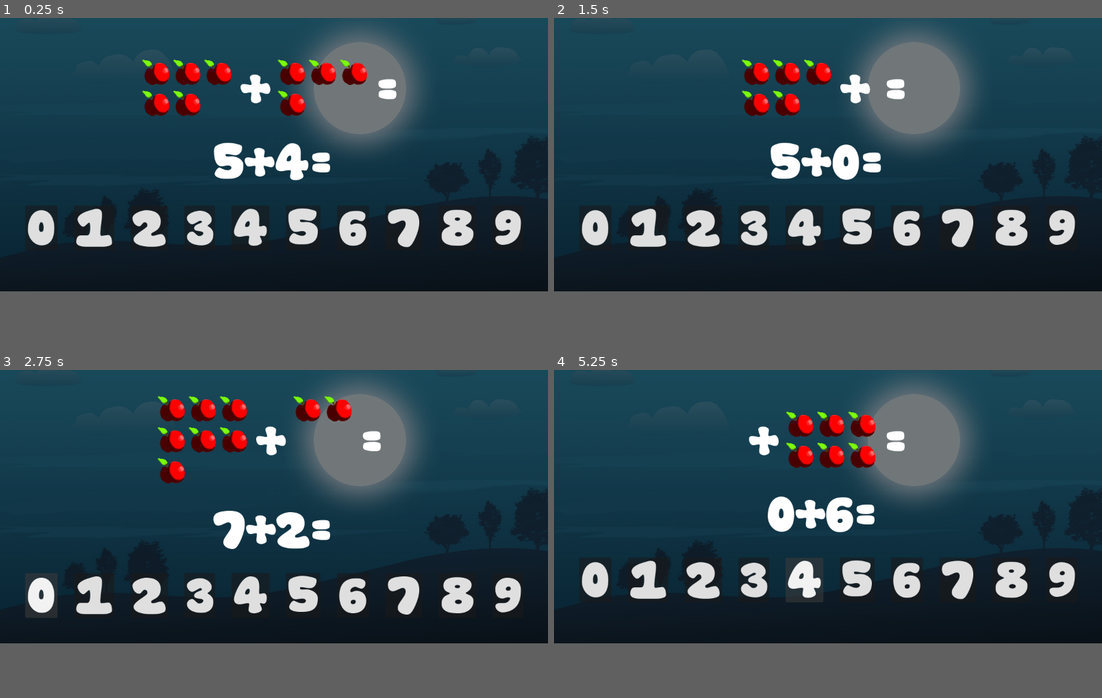
Above: before the commit, frames 1-4 (two rows, left to right).
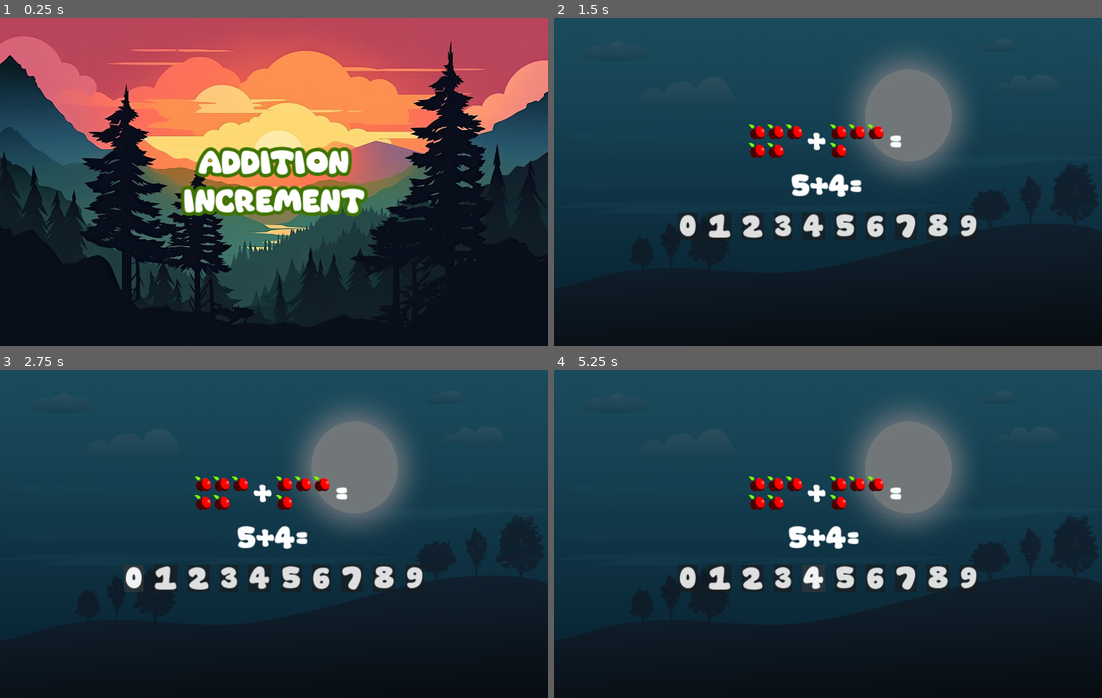
Above: after the commit, the same moments.

Repository: tranqnhan/Arithmetics
Game: Godot game, scene res://MainMenu.tscn
Two runs of this game, one before a commit and one after it. Both use one fixed random seed, a clock stepped at 60 frames per second and the inputs below. Before the commit the project starts from res://Addition.tscn.
Inputs (mouse positions are in pixels of both pictures, inside the frame that each line leads up to):
- Up to frame 1 (0.25 s): no input
- Up to frame 2 (1.5 s): click (597, 227) at 0.5 s, where only the run before the commit has a clickable "0"; click (828, 139) at 1.25 s, where only the run after the commit has a clickable "Addition"
- Up to frame 3 (2.75 s): click "0" at 2 s
- Up to frame 4 (5.25 s): click "1" at 2.75 s; click "2" at 3.5 s; click "3" at 4.25 s; click "4" at 5 s
In our replay, the window is 800x400 before the commit and 800x480 after it. These sizes can differ from the game's own. Grey fills any space a smaller window leaves; there, only what the larger window draws over its background counts as a difference.

The runs differ from the first frame. In frame 1, 64% of the frame differs, in the area x 0-100%, y 0-94%; in frame 2, 18%; in frame 3, 19%; in frame 4, 18%.
Error in both runs: Invalid access of index '1' on a base object of type: 'PackedStringArray'. (res://Numpad.gd:6)

Commit message:
Renaming project to Arithmetics and Adding new game

Diff:
--- a/src/Addition.gd
+++ b/src/Addition.gd
@@ -72,9 +72,9 @@
 		var question = $MainVB/EquationHB/Question
 		var tween = get_tree().create_tween().bind_node(self).set_trans(Tween.TRANS_SINE)
 		tween.tween_property(question, "position", Vector2(-40,0), .1)
-		tween.tween_property(question, "position", Vector2(40,0), .2)
-		tween.tween_property(question, "position", Vector2(0,0), .1)
-		generate_problem()
+		tween.chain().tween_property(question, "position", Vector2(40,0), .2)
+		tween.chain().tween_property(question, "position", Vector2(0,0), .1)
+		#generate_problem()
 	else:
 		sound = load("res://sounds/correct.mp3")
 
@@ -88,19 +88,14 @@
 		for i in range(answerkey):
 			tex_rect = TextureRect.new()
 			tex_rect.texture = tex
+			tex_rect.size = tex_rect.size * 2
 			$MainVB/DisplayHB/EHB.add_child(tex_rect)
 
 		$MainVB/EquationHB/Answer.text = str(answerkey)
 
 		var eqsize = $MainVB/EquationHB.size
-		$MainVB/EquationHB/GPUParticles2D.position = eqsize / 2
-		$MainVB/EquationHB/GPUParticles2D.restart()
-
-
-
-		#Wait 1 seconds
-		#await get_tree().create_timer(1).timeout
-
+		$MainVB/EquationHB/DefaultCircularParticle.position = eqsize / 2
+		$MainVB/EquationHB/DefaultCircularParticle.restart()
 
 	if ($MainVB/EquationHB/SoundEffect.playing):
 		$MainVB/EquationHB/SoundEffect.stop()
--- a/src/Addition.tscn
+++ b/src/Addition.tscn
@@ -1,25 +1,10 @@
-[gd_scene load_steps=7 format=3 uid="uid://bas5fpiqsugld"]
+[gd_scene load_steps=6 format=3 uid="uid://bas5fpiqsugld"]
 
 [ext_resource type="Texture2D" uid="uid://d0uwsfo8gemya" path="res://sounds/images/backgrounds/1.jpg" id="1_8t47k"]
 [ext_resource type="FontFile" path="res://SuperBubble.tres" id="1_ttow0"]
 [ext_resource type="Script" path="res://Addition.gd" id="1_w64up"]
 [ext_resource type="Script" path="res://Numpad.gd" id="2_13v4j"]
-[ext_resource type="Texture2D" uid="uid://rh63ic4uvws0" path="res://images/star_06.png" id="4_par08"]
-
-[sub_resource type="ParticleProcessMaterial" id="ParticleProcessMaterial_284dl"]
-particle_flag_disable_z = true
-direction = Vector3(0, 0, 0)
-spread = 180.0
-gravity = Vector3(0, 9.8, 0)
-initial_velocity_min = 100.0
-initial_velocity_max = 100.0
-orbit_velocity_min = 0.0
-orbit_velocity_max = 0.0
-scale_min = 0.1
-scale_max = 0.2
-color = Color(0.458824, 1, 1, 1)
-hue_variation_min = -0.49
-hue_variation_max = 1.0
+[ext_resource type="PackedScene" uid="uid://darlneu8raxn3" path="res://DefaultCircularParticle.tscn" id="4_5e7sl"]
 
 [node name="Addition" type="Control"]
 layout_mode = 3
@@ -36,10 +21,6 @@
 anchors_preset = 15
 anchor_right = 1.0
 anchor_bottom = 1.0
-offset_left = -40.0
-offset_top = -60.0
-offset_right = 40.0
-offset_bottom = 60.0
 grow_horizontal = 2
 grow_vertical = 2
 texture = ExtResource("1_8t47k")
@@ -96,12 +77,7 @@
 size_flags_horizontal = 4
 size_flags_vertical = 4
 
-[node name="GPUParticles2D" type="GPUParticles2D" parent="MainVB/EquationHB"]
-emitting = false
-amount = 15
-process_material = SubResource("ParticleProcessMaterial_284dl")
-texture = ExtResource("4_par08")
-one_shot = true
+[node name="DefaultCircularParticle" parent="MainVB/EquationHB" instance=ExtResource("4_5e7sl")]
 
 [node name="Question" type="Label" parent="MainVB/EquationHB"]
 layout_mode = 2
--- /dev/null
+++ b/src/DefaultCircularParticle.tscn
@@ -0,0 +1,22 @@
+[gd_scene load_steps=3 format=3 uid="uid://darlneu8raxn3"]
+
+[ext_resource type="Texture2D" uid="uid://rh63ic4uvws0" path="res://images/star_06.png" id="1_0e5hc"]
+
+[sub_resource type="ParticleProcessMaterial" id="ParticleProcessMaterial_284dl"]
+particle_flag_disable_z = true
+direction = Vector3(0, 0, 0)
+spread = 180.0
+gravity = Vector3(0, 9.8, 0)
+initial_velocity_min = 100.0
+initial_velocity_max = 100.0
+orbit_velocity_min = 0.0
+orbit_velocity_max = 0.0
+hue_variation_min = -0.49
+hue_variation_max = 1.0
+
+[node name="DefaultCircularParticle" type="GPUParticles2D"]
+emitting = false
+process_material = SubResource("ParticleProcessMaterial_284dl")
+texture = ExtResource("1_0e5hc")
+one_shot = true
+explosiveness = 1.0
--- /dev/null
+++ b/src/Increment.gd
@@ -0,0 +1,91 @@
+extends Control
+
+var apple_res = preload("res://objects/BouncingApple.tscn")
+var particle_res = preload("res://DefaultCircularParticle.tscn")
+
+var apple_inst
+var particle_inst : GPUParticles2D
+
+var previous = 0
+var current = 0
+var enqueue = 0
+var win = DisplayServer.window_get_size()
+
+func _on_plus_one_pressed():
+	apple_inst = apple_res.instantiate()
+	apple_inst.position = $AppleSpawn.position + ($AppleSpawn.size / 2)
+	apple_inst.linear_velocity.x = (randi() % 1000) - 500
+	push_obj(apple_inst)
+
+	particle_inst = particle_res.instantiate()
+	particle_inst.position = apple_inst.position
+	particle_inst.restart()
+	get_tree().create_timer(particle_inst.emitting,false).timeout.connect(particle_inst.queue_free)
+	$Group/Particles.add_child(particle_inst)
+
+func _on_minus_one_pressed():
+	if (current == 0):
+		return
+
+	apple_inst = $Group/Objects.get_children()[0]
+	pop_object(apple_inst)
+
+	particle_inst = particle_res.instantiate()
+	particle_inst.position = apple_inst.position
+	particle_inst.restart()
+	get_tree().create_timer(particle_inst.emitting,false).timeout.connect(particle_inst.queue_free)
+	$Group/Particles.add_child(particle_inst)
+
+func pop_object(obj):
+	if (current == 0):
+		return
+	enqueue -= 1
+	current -= 1
+	obj.queue_free()
+	update_equation()
+	$StaggeredUpdate.start()
+
+func push_obj(obj):
+	enqueue += 1
+	current += 1
+	$Group/Objects.add_child(apple_inst)
+	update_equation()
+	$StaggeredUpdate.start()
+
+func update_equation():
+	var op
+	if (enqueue < 0):
+		op = "-"
+	else:
+		op = "+"
+	$MainVB/TotalHB/Label.text = str(previous) + op + str(abs(enqueue)) + "=" + str(current)
+	$StaggeredUpdate.start()
+
+func _on_chomp_pressed():
+	$AlligatorChomp.chomp()
+
+func _on_alligator_chomp_on_teeth(body):
+	print(str(current) + str($AlligatorChomp.is_chomping))
+	if ($AlligatorChomp.is_chomping):
+		pop_object(body)
+
+func _on_staggered_update_timeout():
+	previous = current
+	enqueue = 0
+	var enqueue_equation: Label = $MainVB/TotalHB/Label.duplicate()
+	$MainVB/TotalHB/Label.text = str(current)
+	add_child(enqueue_equation)
+	enqueue_equation.global_position = $MainVB/TotalHB/Label.global_position
+	var tween_a = get_tree().create_tween().bind_node(self).set_trans(Tween.TRANS_EXPO)
+	tween_a.tween_property($SideVB, "global_position", $SideVB.position + Vector2(0, enqueue_equation.get_theme_font_size("font_size")), .5)
+	var tween_b = get_tree().create_tween().bind_node(self).set_trans(Tween.TRANS_EXPO)
+	tween_b.tween_property(enqueue_equation, "global_position", Vector2(0, 0), .5)
+	tween_a.finished.connect(update_equation_visuals.bind(enqueue_equation))
+
+func update_equation_visuals(enqueue_equation: Label):
+	remove_child(enqueue_equation)
+	$SideVB.global_position = $SideVB.position - Vector2(0, enqueue_equation.get_theme_font_size("font_size"))
+	if ($SideVB.get_child_count() > 10):
+		$SideVB.get_child(10).queue_free()
+	$SideVB.add_child(enqueue_equation)
+	$SideVB.move_child(enqueue_equation, 0)
--- /dev/null
+++ b/src/Increment.tscn
@@ -0,0 +1,113 @@
+[gd_scene load_steps=5 format=3 uid="uid://ceku5bdb5gk5h"]
+
+[ext_resource type="Script" path="res://Increment.gd" id="1_coi6s"]
+[ext_resource type="FontFile" path="res://SuperBubble.tres" id="1_tin7v"]
+[ext_resource type="Texture2D" uid="uid://6wilvtgdr0kr" path="res://images/backgrounds/4.jpg" id="2_tno31"]
+[ext_resource type="PackedScene" uid="uid://5ku1xiete1ss" path="res://objects/AlligatorChomp.tscn" id="4_hil8o"]
+
+[node name="Increment" type="Control"]
+layout_mode = 3
+anchors_preset = 15
+anchor_right = 1.0
+anchor_bottom = 1.0
+grow_horizontal = 2
+grow_vertical = 2
+script = ExtResource("1_coi6s")
+
+[node name="TextureRect" type="TextureRect" parent="."]
+layout_mode = 1
+anchors_preset = 15
+anchor_right = 1.0
+anchor_bottom = 1.0
+grow_horizontal = 2
+grow_vertical = 2
+texture = ExtResource("2_tno31")
+
+[node name="AlligatorChomp" parent="." instance=ExtResource("4_hil8o")]
+position = Vector2(406, 1042)
+
+[node name="Group" type="Node2D" parent="."]
+
+[node name="Particles" type="Node" parent="Group"]
+
+[node name="Objects" type="Node" parent="Group"]
+
+[node name="AppleSpawn" type="Label" parent="."]
+layout_mode = 1
+anchors_preset = 5
+anchor_left = 0.5
+anchor_right = 0.5
+offset_left = -294.5
+offset_right = 294.5
+offset_bottom = 48.0
+grow_horizontal = 2
+theme_override_fonts/font = ExtResource("1_tin7v")
+theme_override_font_sizes/font_size = 50
+text = "Have Some Apples!"
+
+[node name="MainVB" type="VBoxContainer" parent="."]
+layout_mode = 1
+anchors_preset = 8
+anchor_left = 0.5
+anchor_top = 0.5
+anchor_right = 0.5
+anchor_bottom = 0.5
+offset_left = -106.0
+offset_top = -84.5
+offset_right = 106.0
+offset_bottom = 84.5
+grow_horizontal = 2
+grow_vertical = 2
+
+[node name="TotalHB" type="HBoxContainer" parent="MainVB"]
+layout_mode = 2
+size_flags_horizontal = 4
+
+[node name="Label" type="Label" parent="MainVB/TotalHB"]
+layout_mode = 2
+size_flags_horizontal = 0
+theme_override_colors/font_outline_color = Color(0.682353, 0.184314, 0, 1)
+theme_override_constants/outline_size = 50
+theme_override_fonts/font = ExtResource("1_tin7v")
+theme_override_font_sizes/font_size = 100
+text = "0"
+
+[node name="IncrementHB" type="HBoxContainer" parent="MainVB"]
+layout_mode = 2
+size_flags_horizontal = 4
+
+[node name="MinusOne" type="Button" parent="MainVB/IncrementHB"]
+layout_mode = 2
+theme_override_fonts/font = ExtResource("1_tin7v")
+theme_override_font_sizes/font_size = 70
+text = "-1"
+
+[node name="PlusOne" type="Button" parent="MainVB/IncrementHB"]
+layout_mode = 2
+theme_override_fonts/font = ExtResource("1_tin7v")
+theme_override_font_sizes/font_size = 70
+text = "+1"
+
+[node name="Chomp" type="Button" parent="MainVB"]
+layout_mode = 2
+size_flags_horizontal = 4
+focus_mode = 0
+theme_override_fonts/font = ExtResource("1_tin7v")
+theme_override_font_sizes/font_size = 80
+text = "CHOMP!"
+
+[node name="SideVB" type="VBoxContainer" parent="."]
+layout_mode = 1
+anchors_preset = 9
+anchor_bottom = 1.0
+grow_vertical = 2
+
+[node name="StaggeredUpdate" type="Timer" parent="."]
+wait_time = 2.0
+one_shot = true
+
+[connection signal="on_teeth" from="AlligatorChomp" to="." method="_on_alligator_chomp_on_teeth"]
+[connection signal="pressed" from="MainVB/IncrementHB/MinusOne" to="." method="_on_minus_one_pressed"]
+[connection signal="pressed" from="MainVB/IncrementHB/PlusOne" to="." method="_on_plus_one_pressed"]
+[connection signal="pressed" from="MainVB/Chomp" to="." method="_on_chomp_pressed"]
+[connection signal="timeout" from="StaggeredUpdate" to="." method="_on_staggered_update_timeout"]
--- /dev/null
+++ b/src/MainMenu.gd
@@ -0,0 +1,8 @@
+extends Control
+
+func _on_addition_pressed():
+	get_tree().change_scene_to_file("res://Addition.tscn")
+
+
+func _on_increment_pressed():
+	get_tree().change_scene_to_file("res://Increment.tscn")
--- a/src/MainMenu.tscn
+++ b/src/MainMenu.tscn
@@ -1,4 +1,8 @@
-[gd_scene format=3 uid="uid://ta7evfrjv1qk"]
+[gd_scene load_steps=4 format=3 uid="uid://ta7evfrjv1qk"]
+
+[ext_resource type="Script" path="res://MainMenu.gd" id="1_1jtsm"]
+[ext_resource type="FontFile" path="res://SuperBubble.tres" id="2_fvsm2"]
+[ext_resource type="Texture2D" uid="uid://u4p6lyi8uuqy" path="res://images/backgrounds/3.jpg" id="2_qt4b5"]
 
 [node name="MainMenu" type="Control"]
 layout_mode = 3
@@ -7,12 +11,53 @@
 anchor_bottom = 1.0
 grow_horizontal = 2
 grow_vertical = 2
+script = ExtResource("1_1jtsm")
 
-[node name="GridContainer" type="GridContainer" parent="."]
-layout_mode = 0
-offset_right = 40.0
-offset_bottom = 40.0
-columns = 3
+[node name="TextureRect" type="TextureRect" parent="."]
+layout_mode = 1
+anchors_preset = 15
+anchor_right = 1.0
+anchor_bottom = 1.0
+grow_horizontal = 2
+grow_vertical = 2
+texture = ExtResource("2_qt4b5")
 
-[node name="Button" type="Button" parent="GridContainer"]
+[node name="MainVB" type="VBoxContainer" parent="."]
+layout_mode = 1
+anchors_preset = 8
+anchor_left = 0.5
+anchor_top = 0.5
+anchor_right = 0.5
+anchor_bottom = 0.5
+offset_left = -208.5
+offset_top = -72.5
+offset_right = 208.5
+offset_bottom = 72.5
+grow_horizontal = 2
+grow_vertical = 2
+theme_override_constants/separation = 40
+
+[node name="Addition" type="Button" parent="MainVB"]
 layout_mode = 2
+size_flags_horizontal = 4
+size_flags_vertical = 4
+theme_override_colors/font_color = Color(1, 1, 1, 1)
+theme_override_colors/font_outline_color = Color(0.243137, 0.45098, 0, 1)
+theme_override_constants/outline_size = 50
+theme_override_fonts/font = ExtResource("2_fvsm2")
+theme_override_font_sizes/font_size = 100
+text = "Addition"
+flat = true
+
+[node name="Increment" type="Button" parent="MainVB"]
+layout_mode = 2
+theme_override_colors/font_color = Color(1, 1, 1, 1)
+theme_override_colors/font_outline_color = Color(0.243137, 0.45098, 0, 1)
+theme_override_constants/outline_size = 50
+theme_override_fonts/font = ExtResource("2_fvsm2")
+theme_override_font_sizes/font_size = 100
+text = "Increment"
+flat = true
+
+[connection signal="pressed" from="MainVB/Addition" to="." method="_on_addition_pressed"]
+[connection signal="pressed" from="MainVB/Increment" to="." method="_on_increment_pressed"]
--- /dev/null
+++ b/src/Slider.gd
@@ -0,0 +1,11 @@
+extends Control
+
+
+# Called when the node enters the scene tree for the first time.
+func _ready():
+	pass # Replace with function body.
+
+
+# Called every frame. 'delta' is the elapsed time since the previous frame.
+func _process(delta):
+	pass
--- /dev/null
+++ b/src/Slider.tscn
@@ -0,0 +1,62 @@
+[gd_scene load_steps=5 format=3 uid="uid://dc7vhsenyejj7"]
+
+[ext_resource type="Texture2D" uid="uid://duxynye5ilh16" path="res://images/backgrounds/2.png" id="1_bhajw"]
+[ext_resource type="Script" path="res://Slider.gd" id="1_x4py2"]
+[ext_resource type="FontFile" path="res://SuperBubble.tres" id="2_crx1i"]
+[ext_resource type="Texture2D" uid="uid://kul5o7vmjp0r" path="res://sounds/images/apple.png" id="3_8jwv6"]
+
+[node name="Slider" type="Control"]
+layout_mode = 3
+anchors_preset = 15
+anchor_right = 1.0
+anchor_bottom = 1.0
+grow_horizontal = 2
+grow_vertical = 2
+script = ExtResource("1_x4py2")
+
+[node name="TextureRect" type="TextureRect" parent="."]
+layout_mode = 1
+anchors_preset = 15
+anchor_right = 1.0
+anchor_bottom = 1.0
+grow_horizontal = 2
+grow_vertical = 2
+texture = ExtResource("1_bhajw")
+
+[node name="MainVB" type="VBoxContainer" parent="."]
+layout_mode = 1
+anchors_preset = 8
+anchor_left = 0.5
+anchor_top = 0.5
+anchor_right = 0.5
+anchor_bottom = 0.5
+offset_left = -106.0
+offset_top = -38.0
+offset_right = 106.0
+offset_bottom = 38.0
+grow_horizontal = 2
+grow_vertical = 2
+
+[node name="DisplayHB" type="HBoxContainer" parent="MainVB"]
+layout_mode = 2
+size_flags_horizontal = 4
+
+[node name="TextureRect" type="TextureRect" parent="MainVB/DisplayHB"]
+layout_mode = 2
+texture = ExtResource("3_8jwv6")
+
+[node name="IncrementHB" type="HBoxContainer" parent="MainVB"]
+layout_mode = 2
+size_flags_horizontal = 4
+
+[node name="PlusOne" type="Button" parent="MainVB/IncrementHB"]
+layout_mode = 2
+theme_override_fonts/font = ExtResource("2_crx1i")
+theme_override_font_sizes/font_size = 70
+text = "+1"
+
+[node name="MinusOne" type="Button" parent="MainVB/IncrementHB"]
+layout_mode = 2
+theme_override_fonts/font = ExtResource("2_crx1i")
+theme_override_font_sizes/font_size = 70
+text = "-1"
--- /dev/null
+++ b/src/objects/AlligatorChomp.gd
@@ -0,0 +1,24 @@
+extends Node2D
+
+signal on_teeth(body) # send arguments via signal
+
+var is_chomping = false
+
+# Called when the node enters the scene tree for the first time.
+func _ready():
+	$Head.rotation_degrees = -90
+
+func chomp():
+	if (is_chomping):
+		return
+	is_chomping = true
+	var tween = get_tree().create_tween().bind_node(self).set_trans(Tween.TRANS_EXPO)
+	tween.tween_property($Head, "rotation_degrees", 0, .5)
+	tween.tween_callback(finish_chomp)
+	tween.chain().tween_property($Head, "rotation_degrees", -90, 2)
+
+func finish_chomp():
+	is_chomping = false
+
+func _on_head_body_entered(body):
+	emit_signal("on_teeth", body)
--- /dev/null
+++ b/src/objects/AlligatorChomp.tscn
@@ -0,0 +1,56 @@
+[gd_scene load_steps=8 format=3 uid="uid://5ku1xiete1ss"]
+
+[ext_resource type="Texture2D" uid="uid://cl5meyhyr5tkx" path="res://images/alligator_mouth.png" id="1_4ch25"]
+[ext_resource type="Script" path="res://objects/AlligatorChomp.gd" id="1_eoyka"]
+[ext_resource type="Texture2D" uid="uid://becq7tpdgwld1" path="res://images/alligator_head.png" id="1_xj1j6"]
+
+[sub_resource type="RectangleShape2D" id="RectangleShape2D_1ifxa"]
+size = Vector2(78.0938, 764.82)
+
+[sub_resource type="SegmentShape2D" id="SegmentShape2D_lu1nh"]
+a = Vector2(0, -1100)
+b = Vector2(0, 90)
+
+[sub_resource type="SegmentShape2D" id="SegmentShape2D_l8svx"]
+a = Vector2(0, 90)
+b = Vector2(1100, 90)
+
+[sub_resource type="SegmentShape2D" id="SegmentShape2D_hed7a"]
+a = Vector2(1100, -1100)
+b = Vector2(1100, 90)
+
+[node name="AlligatorChomp" type="Node2D"]
+script = ExtResource("1_eoyka")
+
+[node name="Sprite2D" type="Sprite2D" parent="."]
+texture_filter = 1
+position = Vector2(567.5, 7)
+scale = Vector2(0.985833, 1)
+texture = ExtResource("1_4ch25")
+
+[node name="Head" type="Area2D" parent="."]
+collision_layer = 2
+collision_mask = 2
+
+[node name="Sprite2D" type="Sprite2D" parent="Head"]
+texture_filter = 1
+position = Vector2(570, -1)
+texture = ExtResource("1_xj1j6")
+
+[node name="CollisionShape2D" type="CollisionShape2D" parent="Head"]
+position = Vector2(698, 80)
+rotation = 1.52018
+shape = SubResource("RectangleShape2D_1ifxa")
+
+[node name="StaticBody2D" type="StaticBody2D" parent="."]
+
+[node name="Left" type="CollisionShape2D" parent="StaticBody2D"]
+shape = SubResource("SegmentShape2D_lu1nh")
+
+[node name="Bottom" type="CollisionShape2D" parent="StaticBody2D"]
+shape = SubResource("SegmentShape2D_l8svx")
+
+[node name="Right" type="CollisionShape2D" parent="StaticBody2D"]
+shape = SubResource("SegmentShape2D_hed7a")
+
+[connection signal="body_entered" from="Head" to="." method="_on_head_body_entered"]
--- /dev/null
+++ b/src/objects/BouncingApple.tscn
@@ -0,0 +1,20 @@
+[gd_scene load_steps=4 format=3 uid="uid://cppng1dxdo6wr"]
+
+[ext_resource type="Texture2D" uid="uid://boph65ukoj73e" path="res://images/apple.png" id="1_3mmk5"]
+
+[sub_resource type="PhysicsMaterial" id="PhysicsMaterial_8ron5"]
+rough = true
+bounce = 0.15
+
+[sub_resource type="CircleShape2D" id="CircleShape2D_bwj8h"]
+radius = 30.0167
+
+[node name="BouncingApple" type="RigidBody2D"]
+collision_layer = 3
+physics_material_override = SubResource("PhysicsMaterial_8ron5")
+
+[node name="CollisionShape2D" type="CollisionShape2D" parent="."]
+shape = SubResource("CircleShape2D_bwj8h")
+
+[node name="Sprite2D" type="Sprite2D" parent="."]
+texture = ExtResource("1_3mmk5")
--- a/src/project.godot
+++ b/src/project.godot
@@ -10,8 +10,8 @@
 
 [application]
 
-config/name="EduPrep"
-run/main_scene="res://Addition.tscn"
+config/name="Arithmetics"
+run/main_scene="res://MainMenu.tscn"
 config/features=PackedStringArray("4.0")
 run/max_fps=30
 run/low_processor_mode=true
@@ -19,8 +19,9 @@
 
 [display]
 
-window/size/viewport_width=1200
-window/size/viewport_height=600
+window/size/viewport_width=2000
+window/size/viewport_height=1200
+window/stretch/mode="canvas_items"
 
 [gui]
 
Binary file added: src/images/alligator_head.png
Not shown, added: src/images/alligator_head.png.import
Binary file added: src/images/alligator_mouth.png
Not shown, added: src/images/alligator_mouth.png.import
Not shown, changed: src/images/apple.png.import
Binary file added: src/images/backgrounds/2.png
Not shown, added: src/images/backgrounds/2.png.import
Binary file added: src/images/backgrounds/3.jpg
Not shown, added: src/images/backgrounds/3.jpg.import
Binary file added: src/images/backgrounds/4.jpg
Not shown, added: src/images/backgrounds/4.jpg.import
Binary file changed: src/images/star_06.png
(and 17 more such lines)
